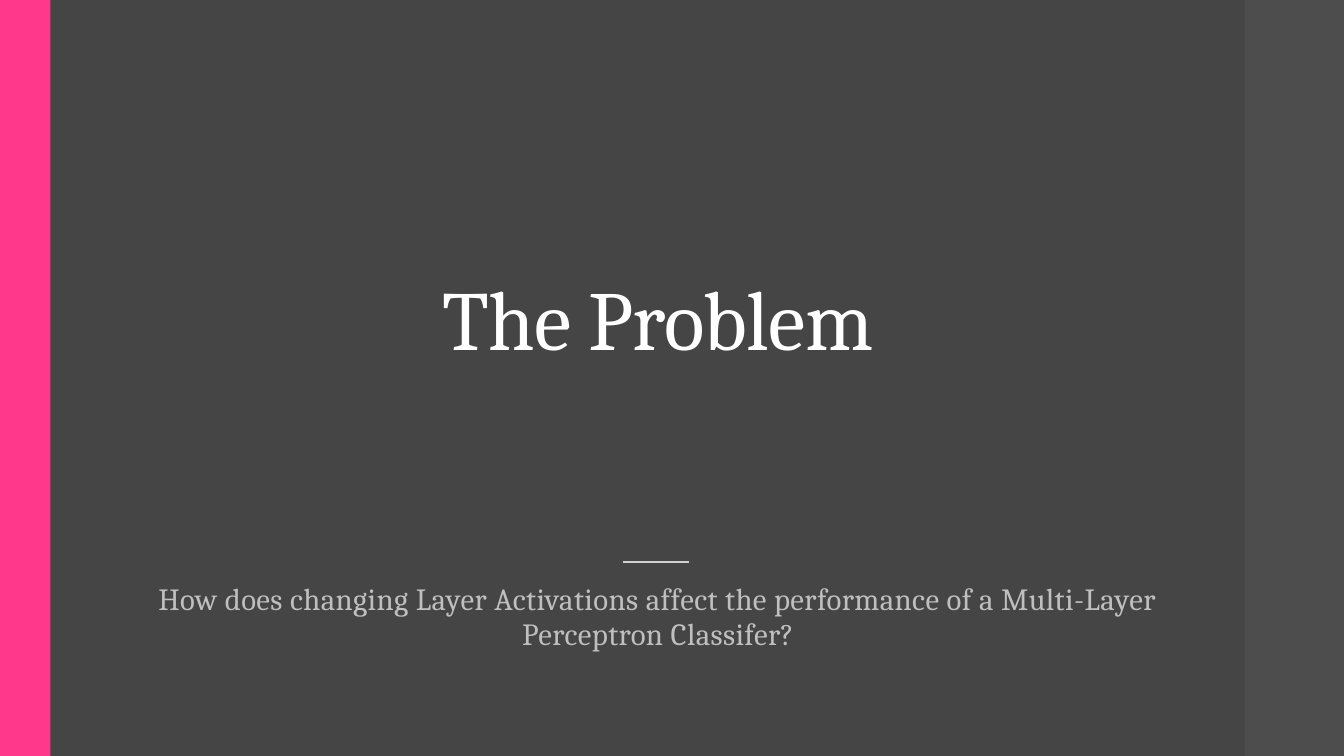
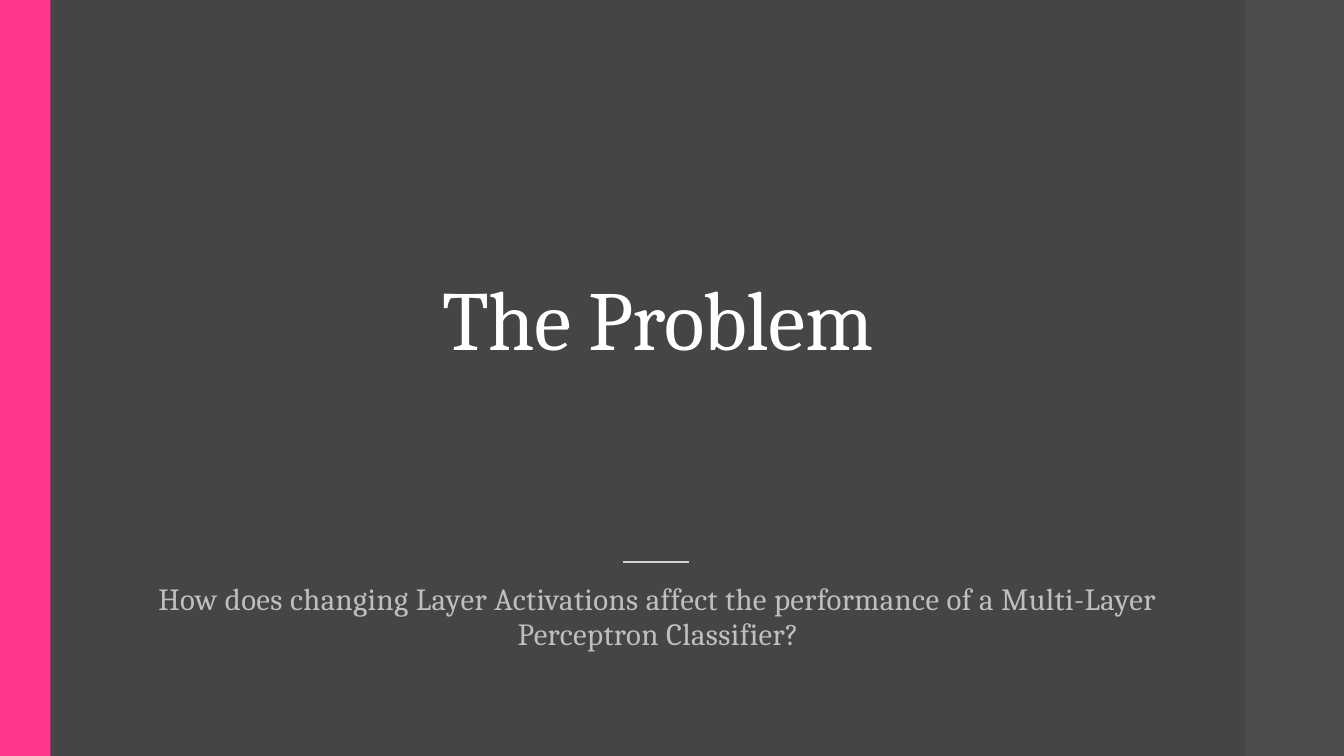
Before and after one commit to landonbuell/Convolutional-Neural-Networks, a slide deck: slide 2 of Presentations/02_04_2020/Modifying Layer Activations.pptx. Drawn at 1344x756 pixels with LibreOffice and Linux fonts; fonts in the diff are those of the drawing. Boxes give left, top, right and bottom in pixels: in the first picture for what was removed or moved away, otherwise in the second. Text is boxed around its words. In the diff, an @@ line names an element or a change of style, - is before the commit and + after.

Commit message:
1 April 2020
- Finished running first test instances
- Produced Notebook to analyze output of all classifiers
- Almost finished slideshow for 4/2

```diff
--- a/Presentations/02_04_2020/Modifying Layer Activations.pptx
+++ b/Presentations/02_04_2020/Modifying Layer Activations.pptx
@@ text at [158, 588, 1155, 652]: text changed @@
-How does changing Layer Activations affect the performance of a Multi-Layer Perceptron Classifer?
+How does changing Layer Activations affect the performance of a Multi-Layer Perceptron Classifier?
```
Also in this commit, not shown: 3 other slides changed, 10 slides added, 5 other files.
